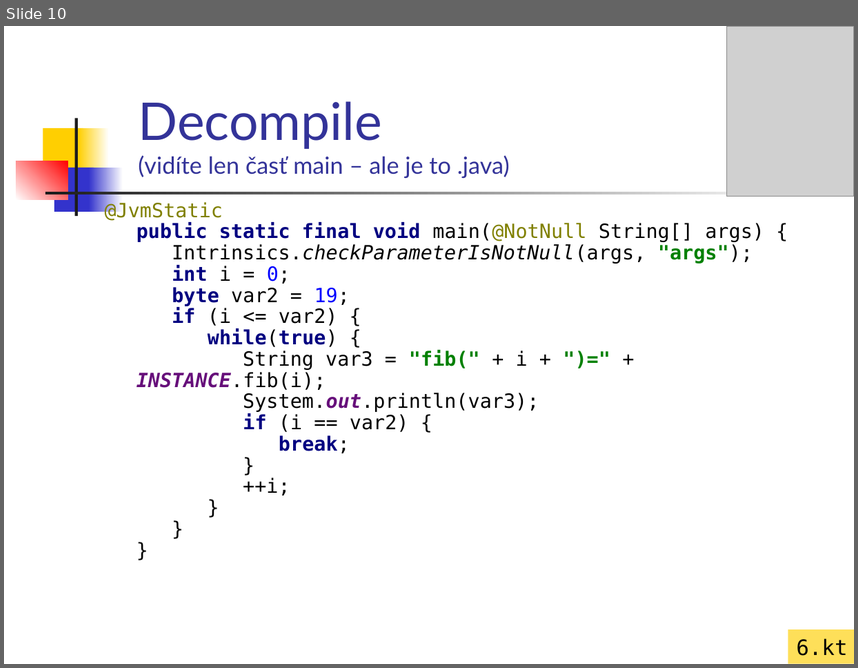
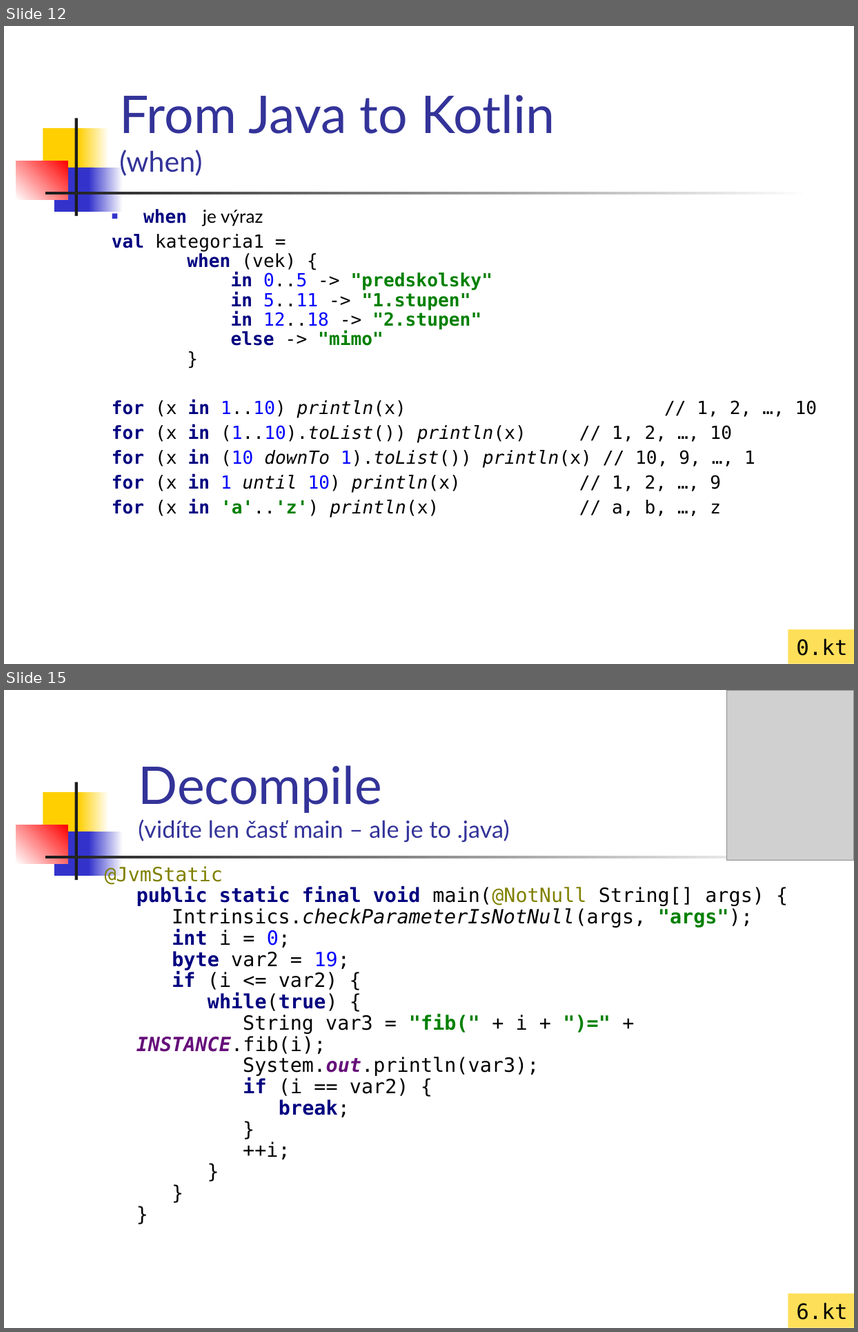
Before and after one commit to vmandro/Prednasky, a slide deck: 02/02_Kotlin.ppt. Shown one above the other, each under a label of ours: slide 10 before the commit, slides 12 and 15 after it; the slides between them are not shown. The pictures are 858x668 and 858x1332 pixels, drawn with LibreOffice and Linux fonts; fonts in the diff are those of the drawing; grey boxes stand for pictures. Boxes give left, top, right and bottom in pixels: in the first picture for what was removed or moved away, otherwise in the second. Text is boxed around its words. In the diff, an @@ line names an element or a change of style, - is before the commit and + after.

```diff
--- a/02/02_Kotlin.ppt
+++ b/02/02_Kotlin.ppt
@@ slide 12 added at bbox=[4, 26, 854, 664], background #FFFFFF; not listed: 7 template elements that a slide beside it also shows @@
@@ title added at bbox=[119, 94, 555, 176], 44 pt, text #333399 @@
+From Java to Kotlin
+(when)
@@ text added at bbox=[112, 209, 818, 517], 15.3 pt, text #000000 @@
+■ when je výraz
+val kategoria1 =
+when (vek) {
+in 0..5 -> "predskolsky"
+in 5..11 -> "1.stupen"
+in 12..18 -> "2.stupen"
+else -> "mimo"
+}
+for (x in 1..10) println(x) // 1, 2, …, 10
+for (x in (1..10).toList()) println(x) // 1, 2, …, 10
+for (x in (10 downTo 1).toList()) println(x) // 10, 9, …, 1
+for (x in 1 until 10) println(x) // 1, 2, …, 9
+for (x in 'a'..'z') println(x) // a, b, …, z
@@ rectangle added at bbox=[788, 630, 854, 664], fill #FEDF59, 18 pt, text #000000 @@
+0.kt
@@ what was slide 10 is now slide 15 @@
```
Also in this commit, not shown: 5 slides changed, 4 other slides added, 1 other file.
